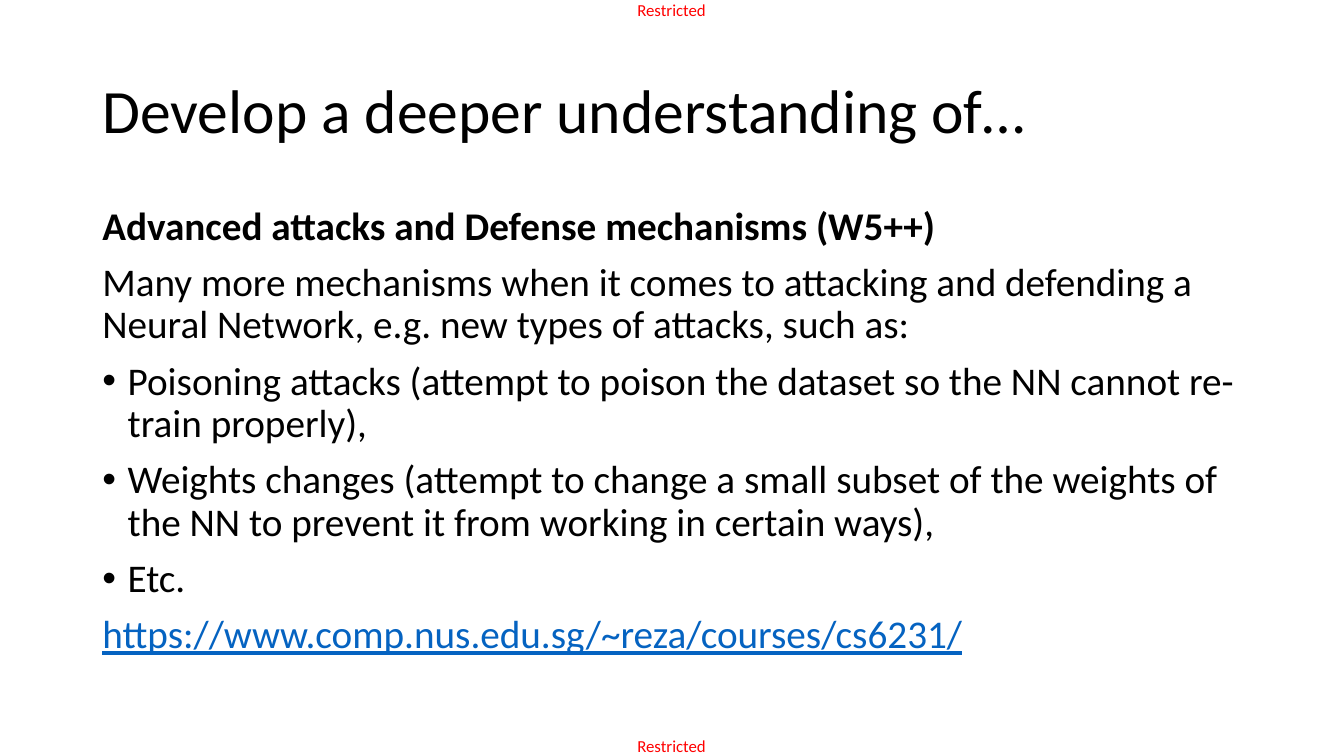
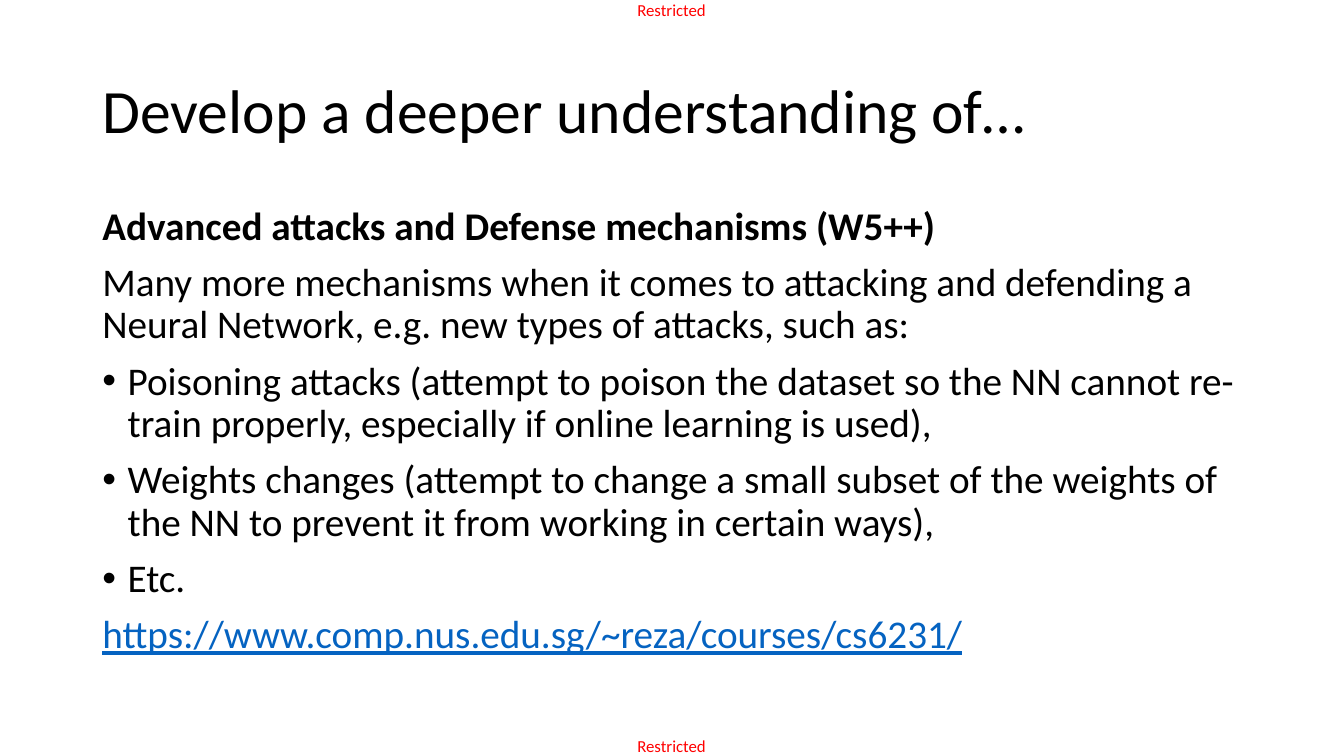
Before and after one commit to matthieudemari/SUTD_DL_50_039, a slide deck: slide 6 of W12/3. W12S3 final/W12S3.pptx. Drawn at 1344x756 pixels with LibreOffice and Linux fonts; fonts in the diff are those of the drawing. Boxes give left, top, right and bottom in pixels: in the first picture for what was removed or moved away, otherwise in the second. Text is boxed around its words. In the diff, an @@ line names an element or a change of style, - is before the commit and + after.

```diff
--- a/W12/3. W12S3 final/W12S3.pptx
+++ b/W12/3. W12S3 final/W12S3.pptx
@@ text at [128,366,1234,444]: text changed @@
-• Poisoning attacks (attempt to poison the dataset so the NN cannot re-train properly),
+• Poisoning attacks (attempt to poison the dataset so the NN cannot re-train properly, especially if online learning is used),
```
Also in this commit, not shown: 12 other slides changed, 3 slides added, 6 other files.
